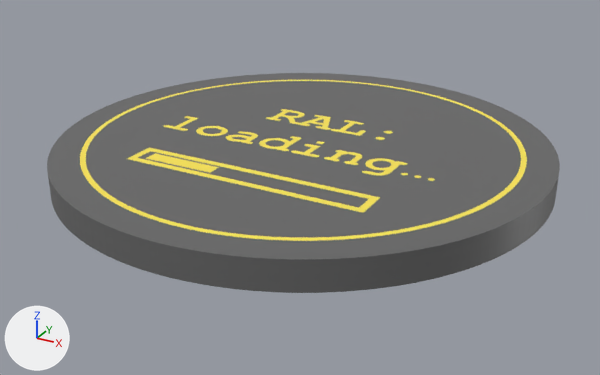
Before and after pictures for a commit that changed the glTF model public/products/sottobicchiere-ral-loading.glb.
The view is the same before and after, from a 50 mm camera at (0.0531, -0.0974, 0.0454) aimed at (0.0005, -0.0019, -0.0024). The axes (+X, +Y, +Z) are drawn at lower left. The lights are the same throughout. The older version comes first. Where no turn or scale is listed for an object, it has been applied to the vertices. Vertices at exactly the same position are counted once.

Names of what the first picture shows: 'coaster_base', 'coaster_ink'.
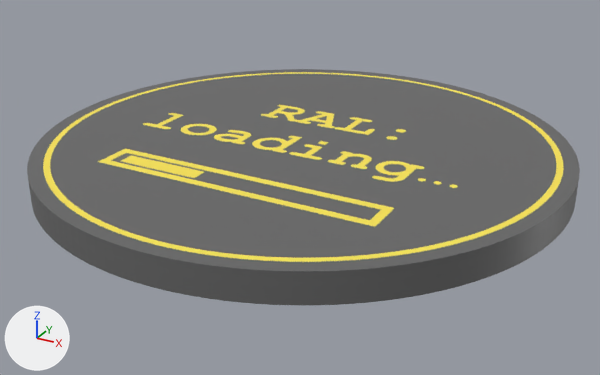
Boxes [x1, y1, x2, y2] around the edits, measured in the pictures (600 x 375 px):
'coaster_base', reshaped (8% wider, 7% taller)
    before: [47, 73, 560, 293]
    after: [27, 69, 580, 305]
'coaster_ink', rescaled (17% wider, 18% taller)
    before: [80, 80, 527, 241]
    after: [43, 72, 564, 262]

Edits to the bpy script that builds the scene:
```text
Change me_coaster_base:
    used by ob_coaster_base; location = (0.0, 0.0, 0.0)
    remove me_coaster_base.from_pydata(...)  # 3454 vertices, 6904 faces; spans x -0.035..0.035, y -0.035..0.035, z 0.0..0.004
    add me_coaster_base.from_pydata(...)  # 3454 vertices, 6904 faces; spans x -0.0375..0.0375, y -0.0375..0.0375, z 0.0..0.004
    me_coaster_base part 1: 3454 of 3454 vertices moved; they spanned x -0.035..0.035, y -0.035..0.035, z 0.0..0.004 and now span x -0.0375..0.0375, y -0.0375..0.0375, z 0.0..0.004; mean shift (0.0001, 0.0, 0.0)
Change me_coaster_ink:
    used by ob_coaster_ink; location = (0.0, 0.0, 0.0)
    remove me_coaster_ink.from_pydata(...)  # 3134 vertices, 6228 faces; spans x -0.0308..0.0308, y -0.0308..0.0308, z 0.0034..0.004
    add me_coaster_ink.from_pydata(...)  # 3134 vertices, 6228 faces; spans x -0.0355..0.0355, y -0.0355..0.0355, z 0.0034..0.004
    me_coaster_ink part 2: the whole mesh is scaled about its middle by (1.15, 1.15, 1)
```
